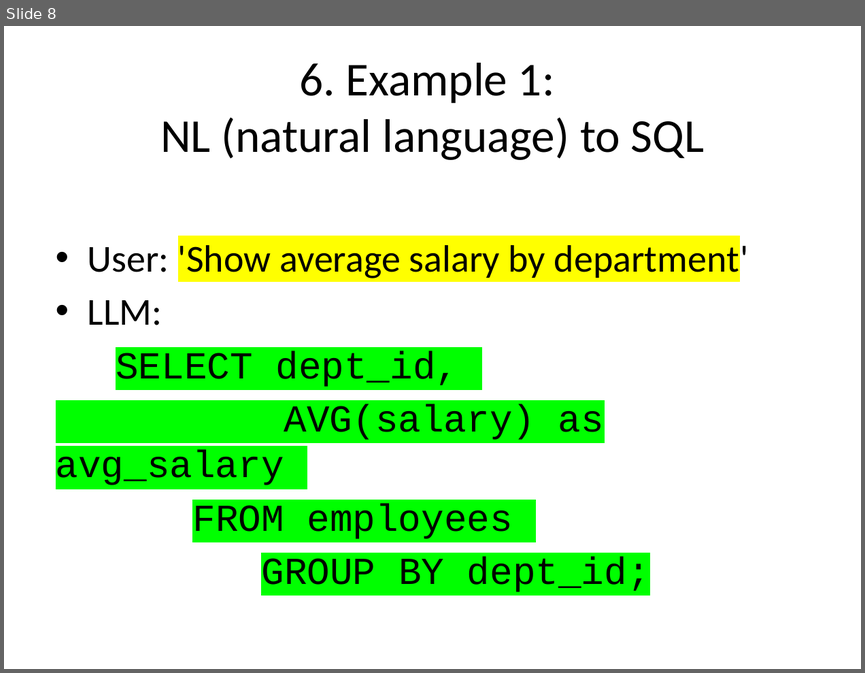
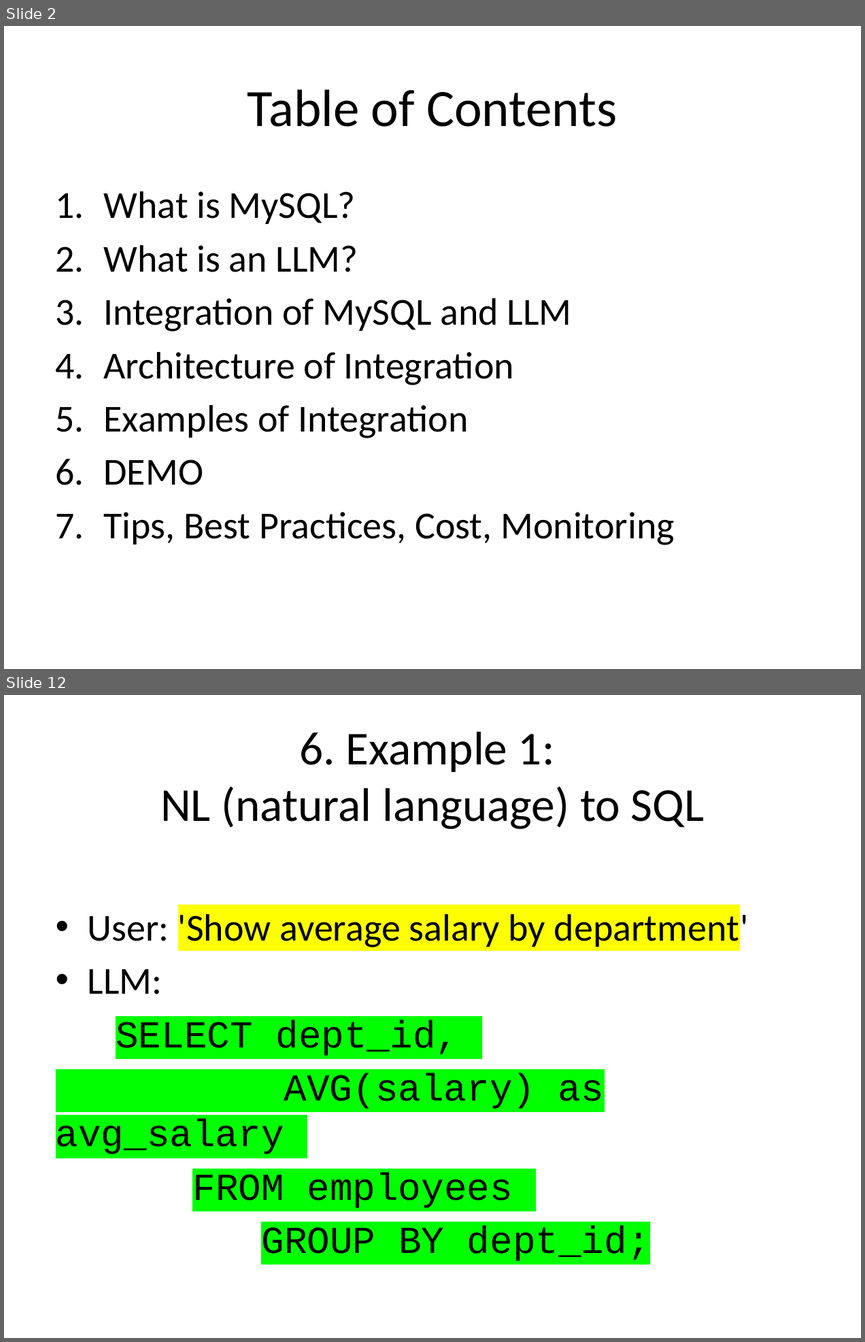
Before and after one commit to mahmoudparsian/data-warehousing, a slide deck: syllabus/week-11_LLM_SQL_integration/MySQL_LLM_Integration_Slides.pptx. Shown one above the other, each under a label of ours: slide 8 before the commit, slides 2 and 12 after it; the slides between them are not shown. The pictures are 865x673 and 865x1342 pixels, drawn with LibreOffice and Linux fonts; fonts in the diff are those of the drawing. Boxes give left, top, right and bottom in pixels: in the first picture for what was removed or moved away, otherwise in the second. Text is boxed around its words. In the diff, an @@ line names an element or a change of style, - is before the commit and + after.

```diff
--- a/syllabus/week-11_LLM_SQL_integration/MySQL_LLM_Integration_Slides.pptx
+++ b/syllabus/week-11_LLM_SQL_integration/MySQL_LLM_Integration_Slides.pptx
@@ slide 2 added at [4, 26, 861, 669], background #FFFFFF @@
@@ title added at [247, 89, 617, 127], 44 pt, text #000000 @@
+Table of Contents
@@ text added at [103, 191, 674, 545], 32 pt, text #000000 @@
+1. What is MySQL?
+2. What is an LLM?
+3. Integration of MySQL and LLM
+4. Architecture of Integration
+5. Examples of Integration
+6. DEMO
+7. Tips, Best Practices, Cost, Monitoring
@@ what was slide 8 is now slide 12 @@
```
Also in this commit, not shown: 7 slides changed, 3 other slides added, 4 other files.
